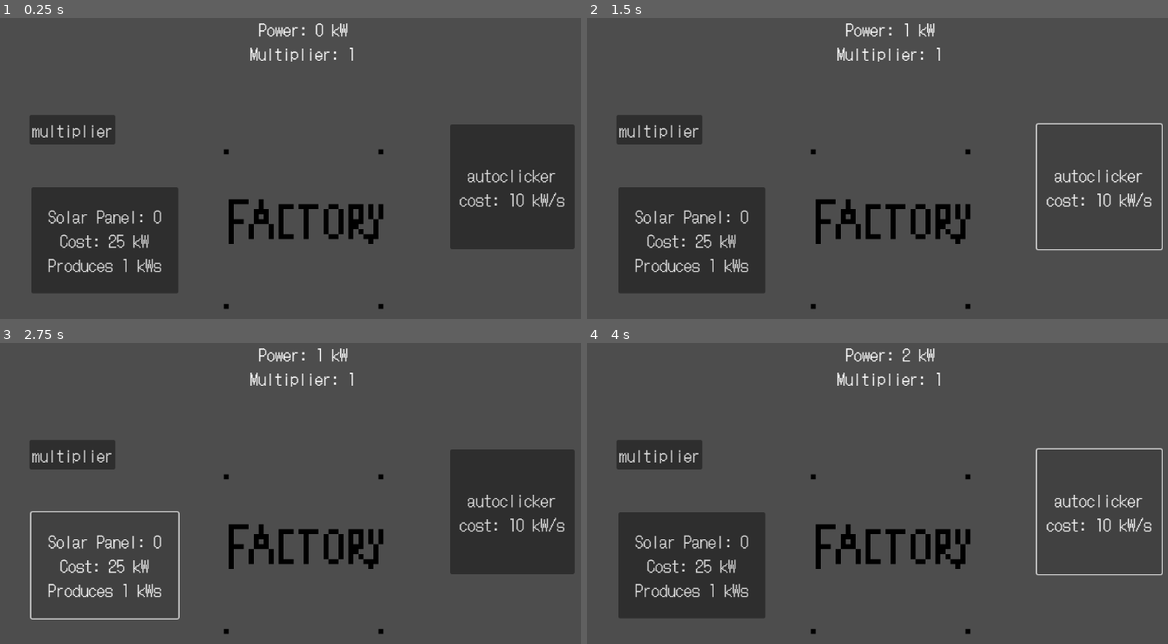
Above: before the commit, frames 1-4 (two rows, left to right).
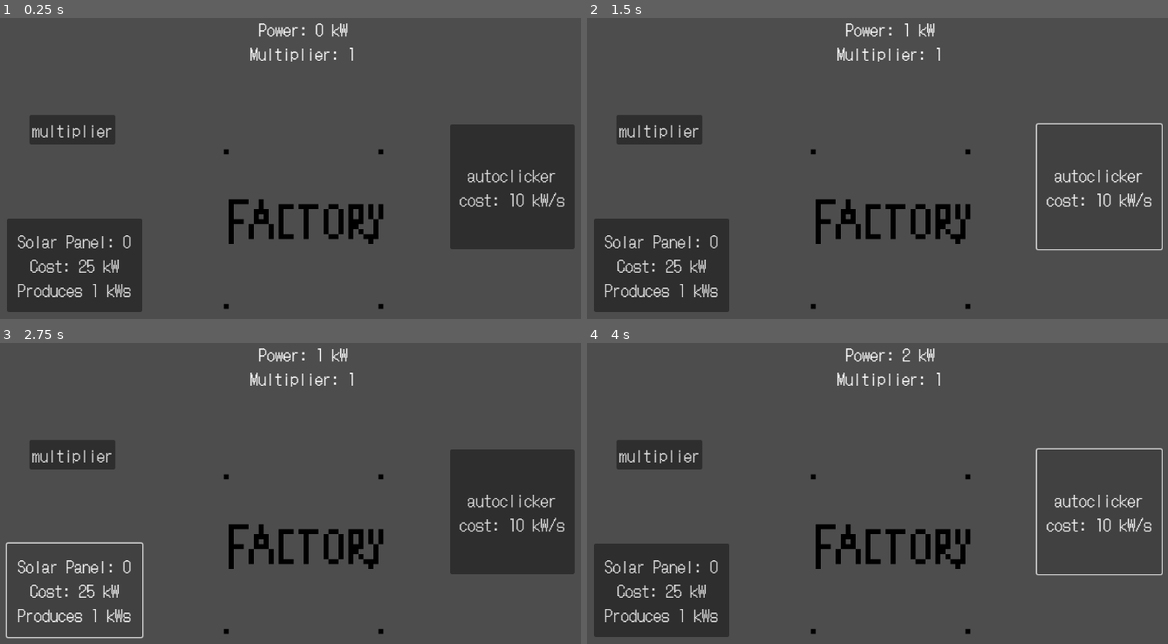
Above: after the commit, the same moments.

Repository: chu0029/SusGame
Game: Godot game, scene res://scenes/gametest.tscn
Two runs of this game, one before a commit and one after it. Both use one fixed random seed, a clock stepped at 60 frames per second and the inputs below.
Inputs (mouse positions are in pixels of both pictures, inside the frame that each line leads up to):
- Up to frame 1 (0.25 s): no input
- Up to frame 2 (1.5 s): click (889, 228) at 0.5 s; click "autoclicker cost: 10 kW/s" at 1.25 s
- Up to frame 3 (2.75 s): click "Solar Panel: 0 Cost: 25 kW Pr…" at 2 s
- Up to frame 4 (4 s): click (889, 553) at 2.75 s; click "autoclicker cost: 10 kW/s" at 3.5 s

The runs differ from the first frame. In frame 1, 7.5% of the frame differs, in the area x 1-31%, y 56-98%; in frame 2, 7.5%; in frame 3, 2.3%; in frame 4, 7.5%.

Commit message:
Update gametest.tscn

Diff:
--- a/scenes/gametest.tscn
+++ b/scenes/gametest.tscn
@@ -94,10 +94,10 @@
 
 [node name="solarpanel" type="Button" parent="."]
 layout_mode = 0
-offset_left = 123.0
-offset_top = 283.0
-offset_right = 359.0
-offset_bottom = 453.0
+offset_left = 84.0
+offset_top = 333.0
+offset_right = 301.0
+offset_bottom = 483.0
 theme = ExtResource("3_34im5")
 text = "Solar Panel: 0
 Cost: 25 kW
